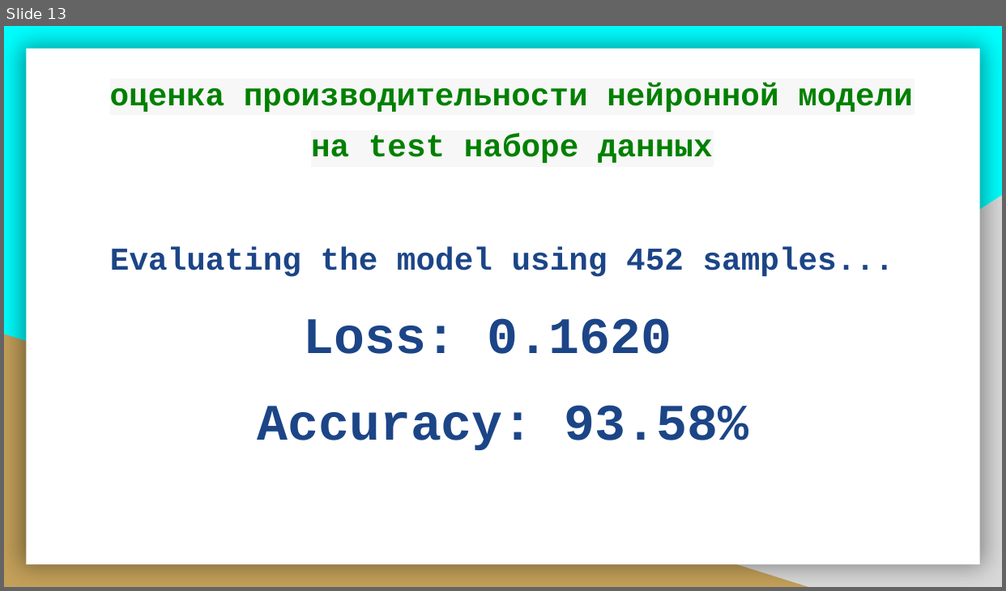
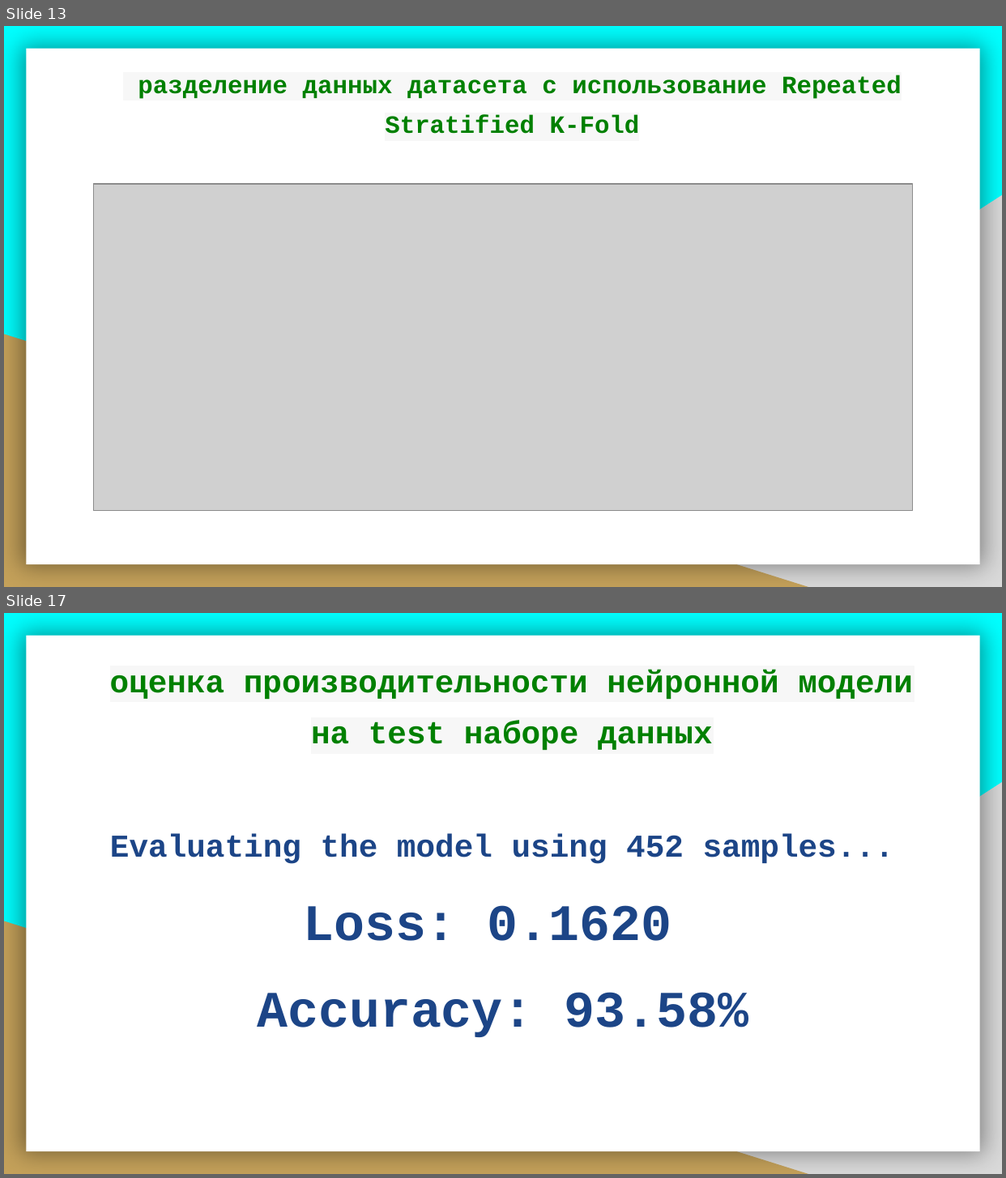
Before and after one commit to SEACatherine/Project, a slide deck: Project.pptx. Shown one above the other, each under a label of ours: slide 13 before the commit, slides 13 and 17 after it; the slides between them are not shown. The pictures are 1006x591 and 1006x1178 pixels, drawn with LibreOffice and Linux fonts; fonts in the diff are those of the drawing; grey boxes stand for pictures. Boxes give left, top, right and bottom in pixels: in the first picture for what was removed or moved away, otherwise in the second. Text is boxed around its words. In the diff, an @@ line names an element or a change of style, - is before the commit and + after.

```diff
--- a/Project.pptx
+++ b/Project.pptx
@@ slide 13 added at (4, 26, 1002, 587), background #00FFFF; not listed: 3 template elements that a slide beside it also shows @@
@@ title added at (138, 75, 901, 134), 18 pt, text #008000, bold @@
+разделение данных датасета с использование Repeated Stratified K-Fold
@@ picture added at (94, 184, 913, 510) @@
@@ what was slide 13 is now slide 17 @@
```
Also in this commit, not shown: 1 slide changed, 5 other slides added.
